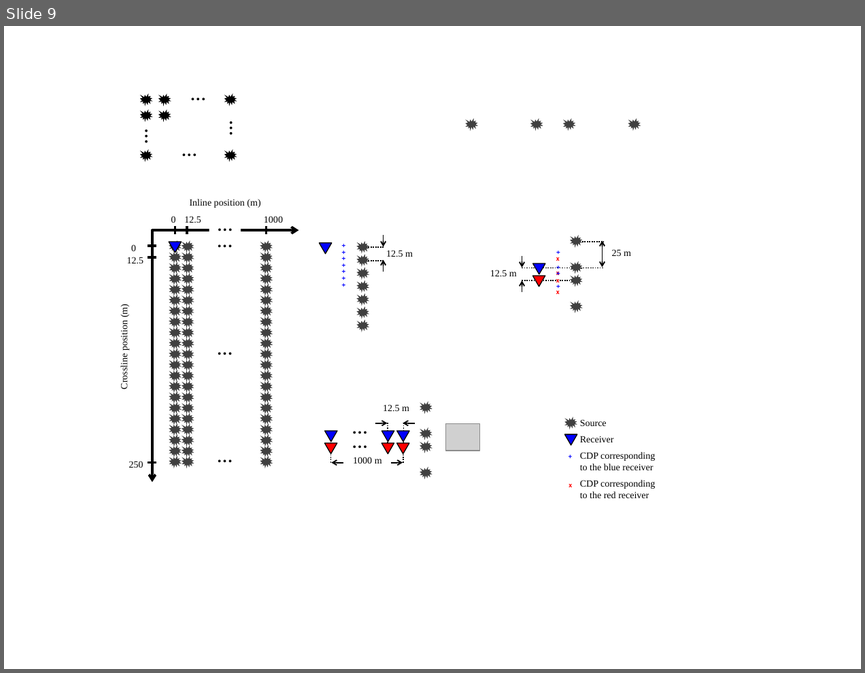
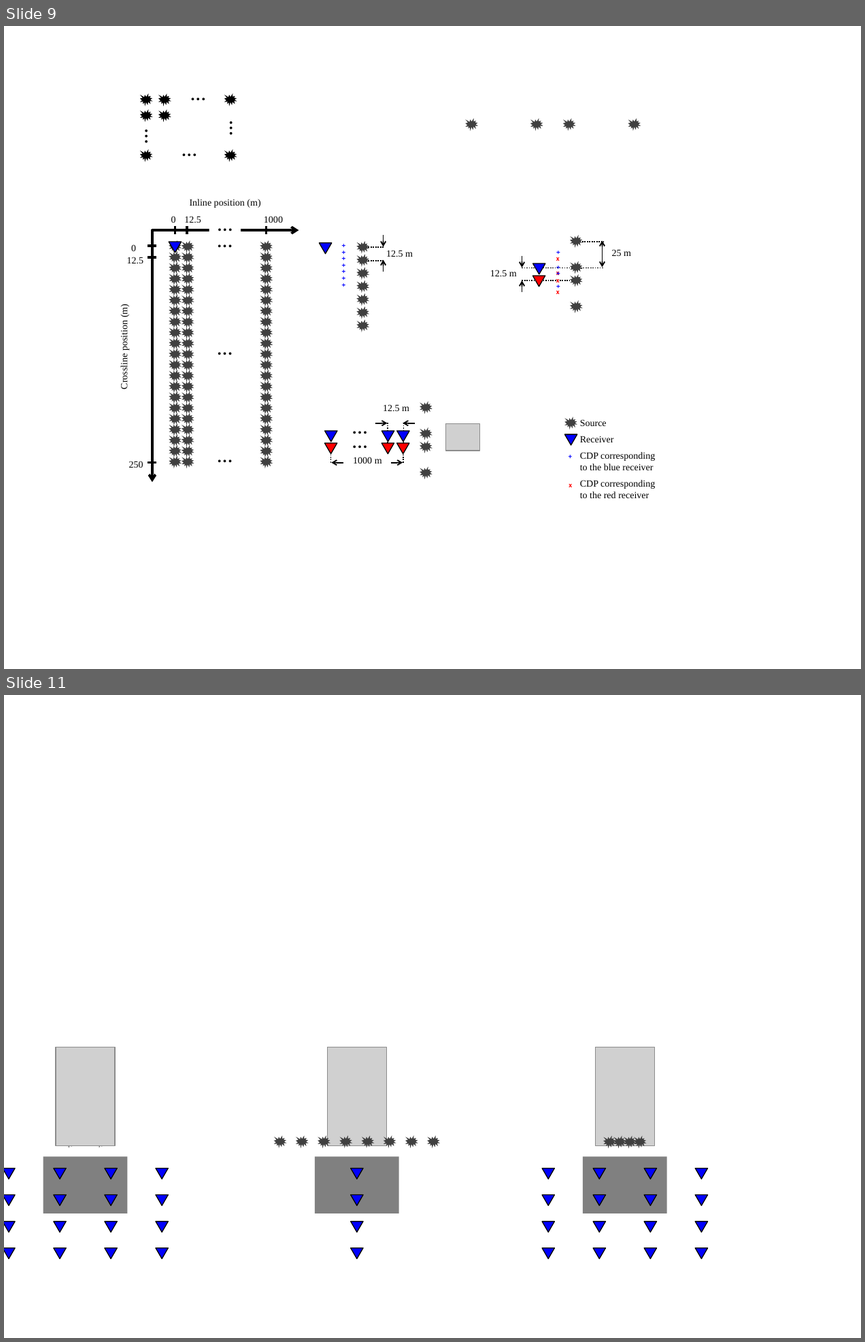
Before and after one commit to CReinicke1992/Thesis, a slide deck: Plots/Dawings.pptx. Shown one above the other, each under a label of ours: slide 9 before the commit, slides 9 and 11 after it; the slides between them are not shown. The pictures are 865x673 and 865x1342 pixels, drawn with LibreOffice and Linux fonts; fonts in the diff are those of the drawing; grey boxes stand for pictures. Boxes give left, top, right and bottom in pixels: in the first picture for what was removed or moved away, otherwise in the second. Text is boxed around its words. In the diff, an @@ line names an element or a change of style, - is before the commit and + after.

```diff
--- a/Plots/Dawings.pptx
+++ b/Plots/Dawings.pptx
@@ slide 11 added at box(4, 695, 861, 1338), background #FFFFFF @@
@@ group added at box(4, 1047, 169, 1259): 16 triangles, 2 irregular seals, 1 rectangle, 1 picture @@
@@ group added at box(274, 1047, 440, 1259): 8 irregular seals, 4 triangles, 1 picture, 1 rectangle @@
@@ group added at box(542, 1047, 708, 1259): 16 triangles, 4 irregular seals, 1 picture, 1 rectangle @@
```
Also in this commit, not shown: 1 other slide added, 11 other files.
